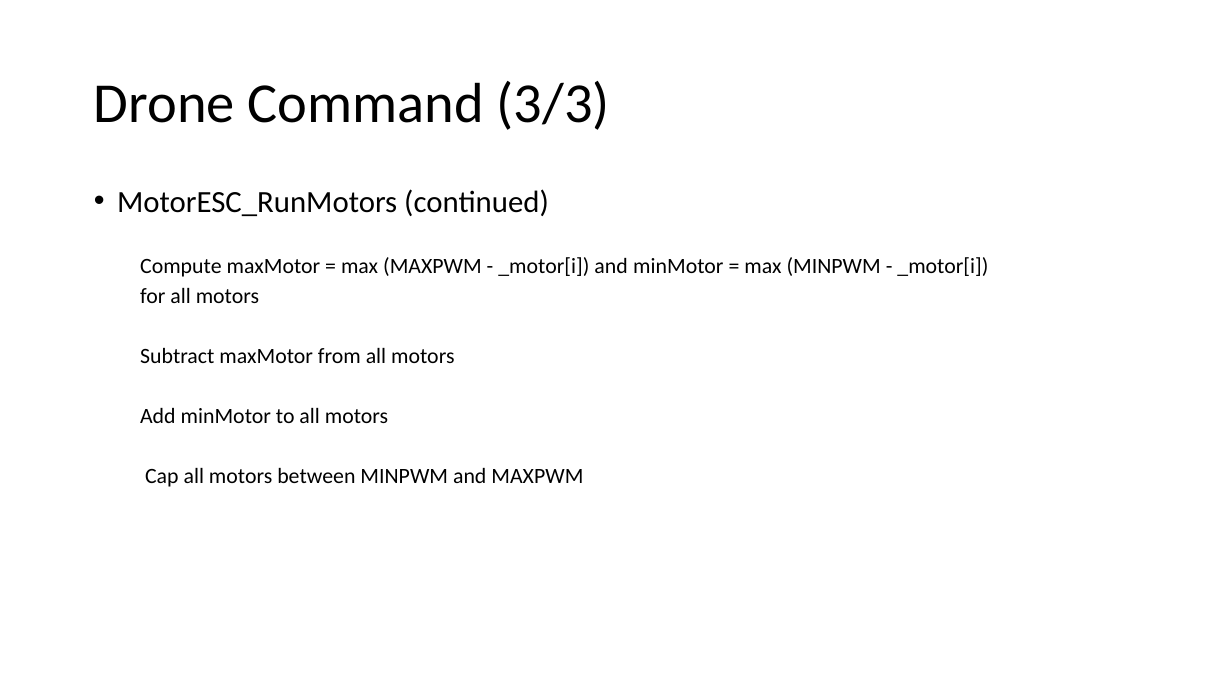
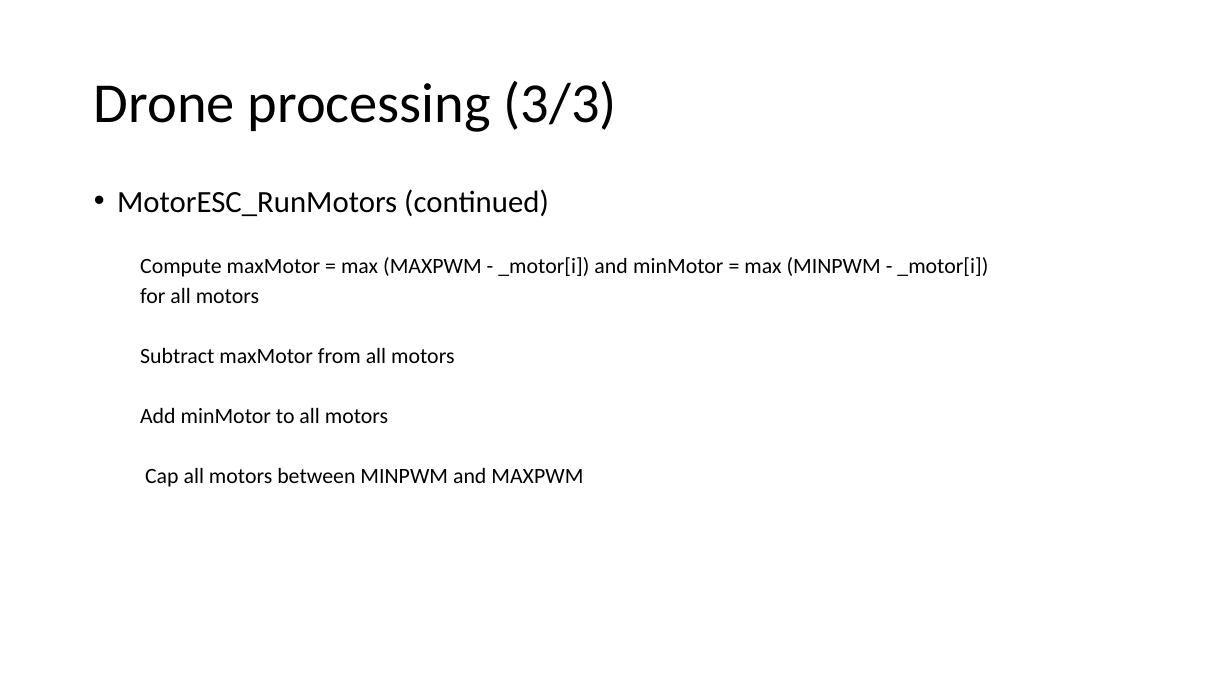
Before and after one commit to RobotEdh/RobotMicroControl, a slide deck: slide 9 of libraries/Diagramm Drone.pptx. Drawn at 1232x693 pixels with LibreOffice and Linux fonts; fonts in the diff are those of the drawing. Boxes give left, top, right and bottom in pixels: in the first picture for what was removed or moved away, otherwise in the second. Text is boxed around its words. In the diff, an @@ line names an element or a change of style, - is before the commit and + after.

```diff
--- a/libraries/Diagramm Drone.pptx
+++ b/libraries/Diagramm Drone.pptx
@@ title at [94,81,617,132]: text changed @@
-Drone Command (3/3)
+Drone processing (3/3)
```
Also in this commit, not shown: 3 other slides changed, 6 other files.
